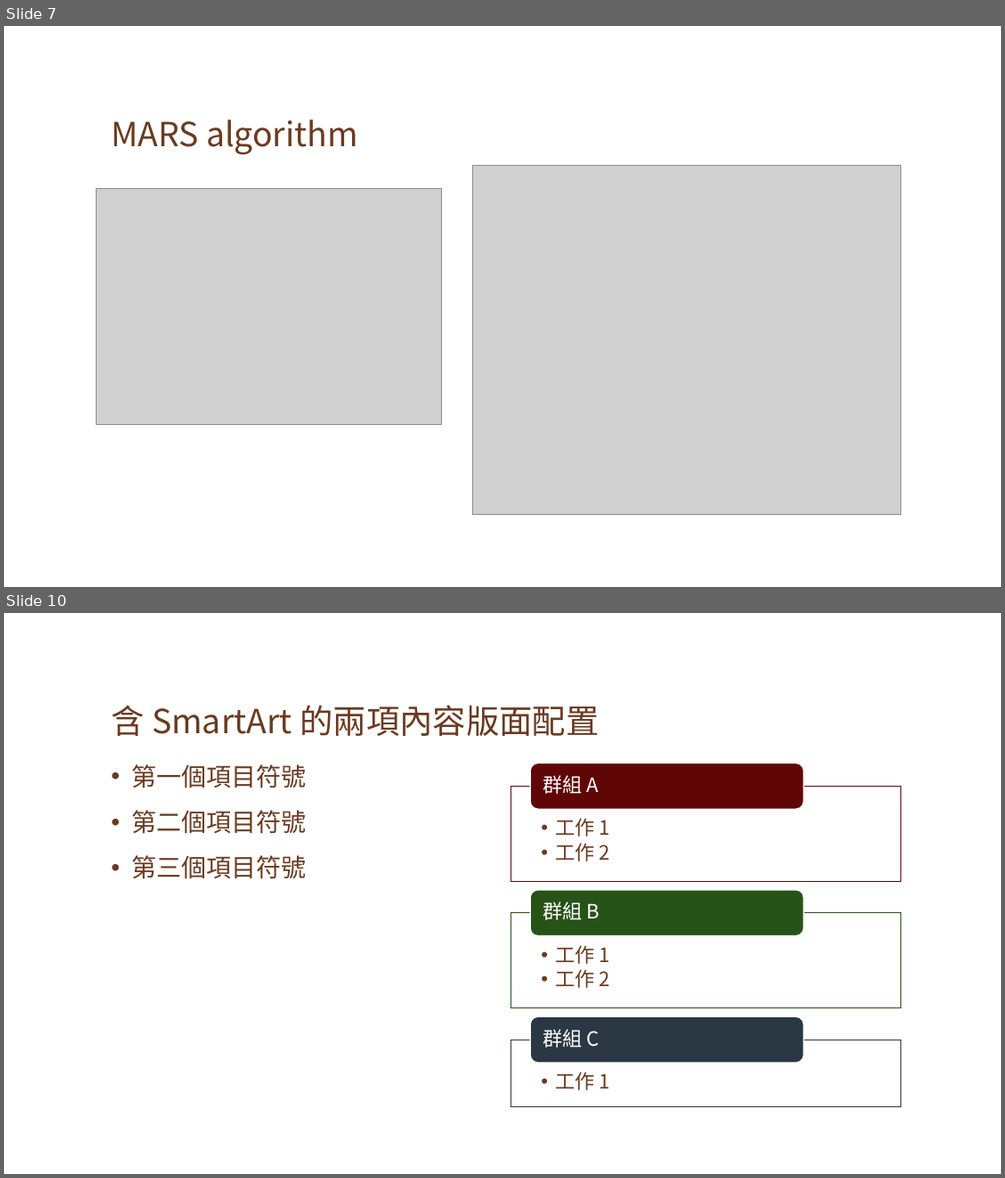
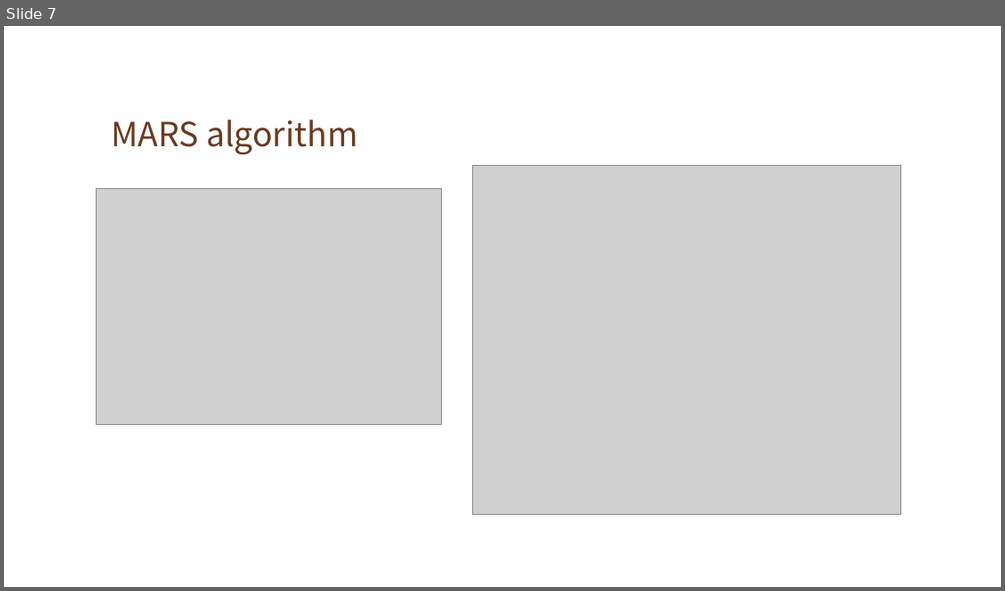
Before and after one commit to gordon636798/DiffieHellman-AES, a slide deck: 報告.pptx. Shown one above the other, each under a label of ours: slides 7 and 10 before the commit, slide 7 after it; the slides between them are not shown. The pictures are 1005x1178 and 1005x591 pixels, drawn with LibreOffice and Linux fonts; fonts in the diff are those of the drawing; grey boxes stand for pictures; background and template pictures are left out. Boxes give left, top, right and bottom in pixels: in the first picture for what was removed or moved away, otherwise in the second. Text is boxed around its words. In the diff, an @@ line names an element or a change of style, - is before the commit and + after.

Commit message:
ppt update

```diff
--- a/報告.pptx
+++ b/報告.pptx
@@ slide 10 removed at box(4, 613, 1001, 1174), background picture (left out) @@
@@ title removed at box(111, 705, 599, 736) @@
-含 SmartArt 的兩項內容版面配置
@@ text removed at box(131, 764, 306, 879) @@
-• 第一個項目符號
-• 第二個項目符號
-• 第三個項目符號
@@ group removed at box(511, 763, 901, 1107): 6 texts, 3 rectangles, 3 rounded rectangles @@
-  •• 工作 1
-  •• 工作 2
-群組 A
-  •• 工作 1
-  •• 工作 2
-群組 B
-  •• 工作 1
-群組 C
```
Also in this commit, not shown: 1 slide changed, 7 slides added, 8 other slides removed.
